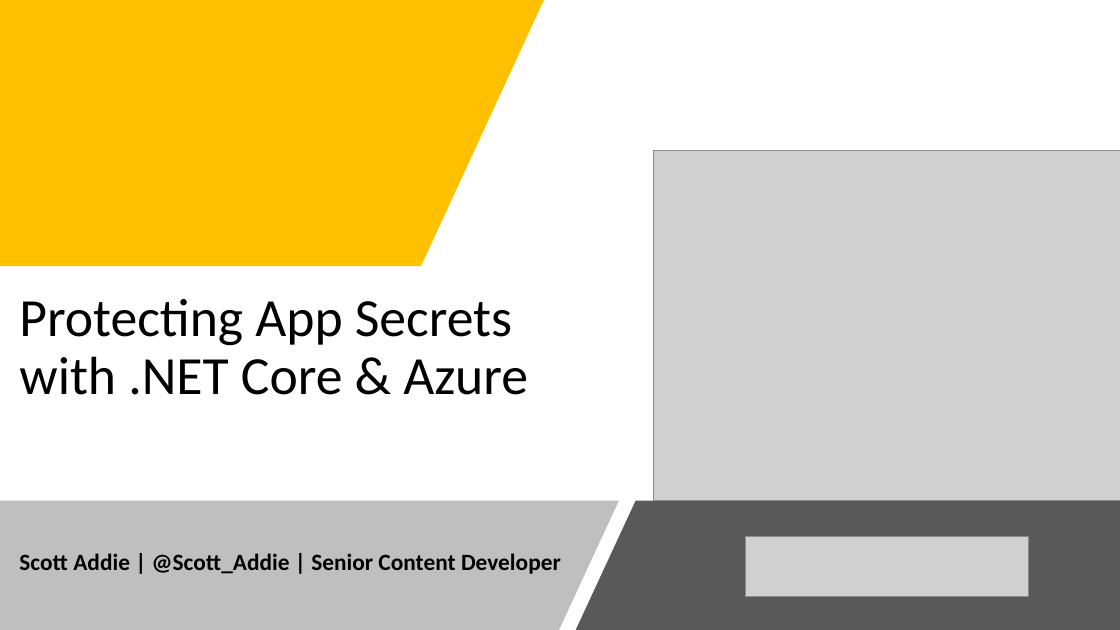
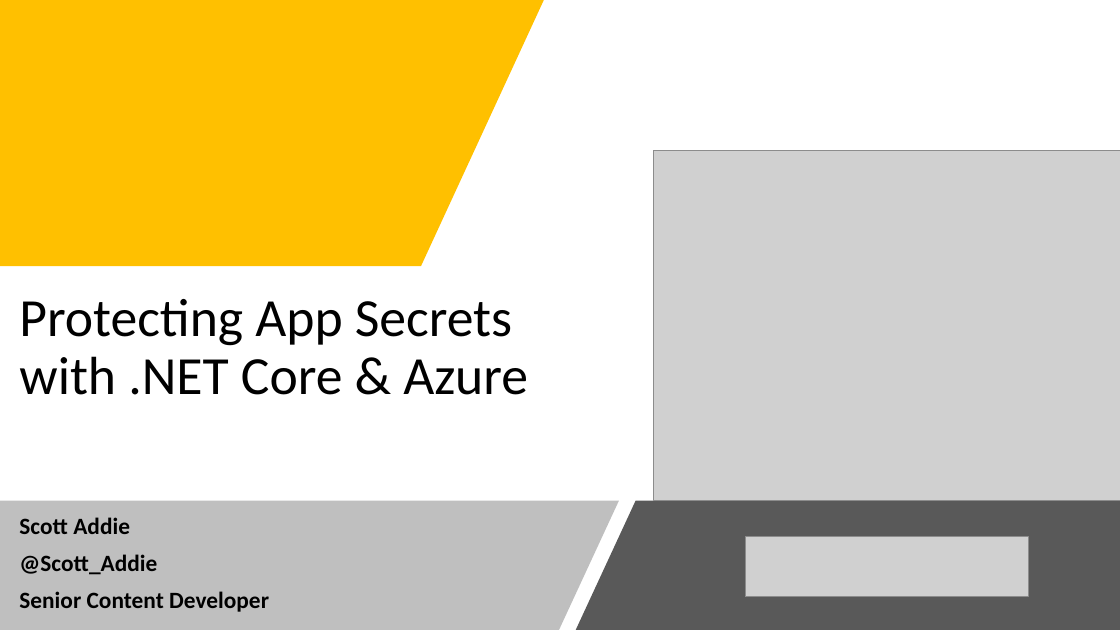
Before and after one commit to scottaddie/slide-decks, a slide deck: slide 1 of Protecting App Secrets.pptx. Drawn at 1120x630 pixels with LibreOffice and Linux fonts; fonts in the diff are those of the drawing; grey boxes stand for pictures. Boxes give left, top, right and bottom in pixels: in the first picture for what was removed or moved away, otherwise in the second. Text is boxed around its words. In the diff, an @@ line names an element or a change of style, - is before the commit and + after.

```diff
--- a/Protecting App Secrets.pptx
+++ b/Protecting App Secrets.pptx
@@ subtitle at [19,517,269,612]: text changed @@
-Scott Addie | @Scott_Addie | Senior Content Developer
+Scott Addie
+@Scott_Addie
+Senior Content Developer
```
Also in this commit, not shown: 5 other slides changed, 1 slide added.
